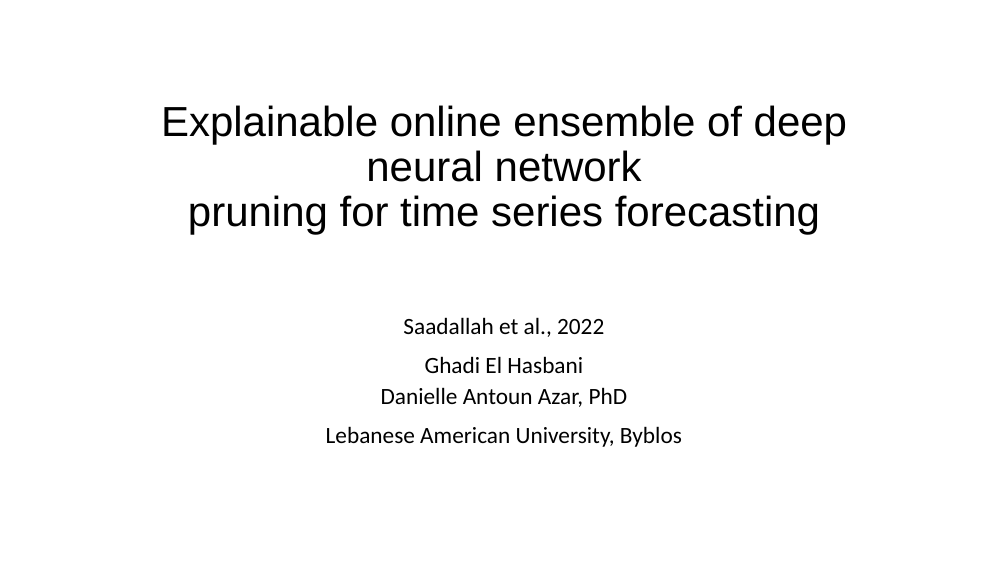
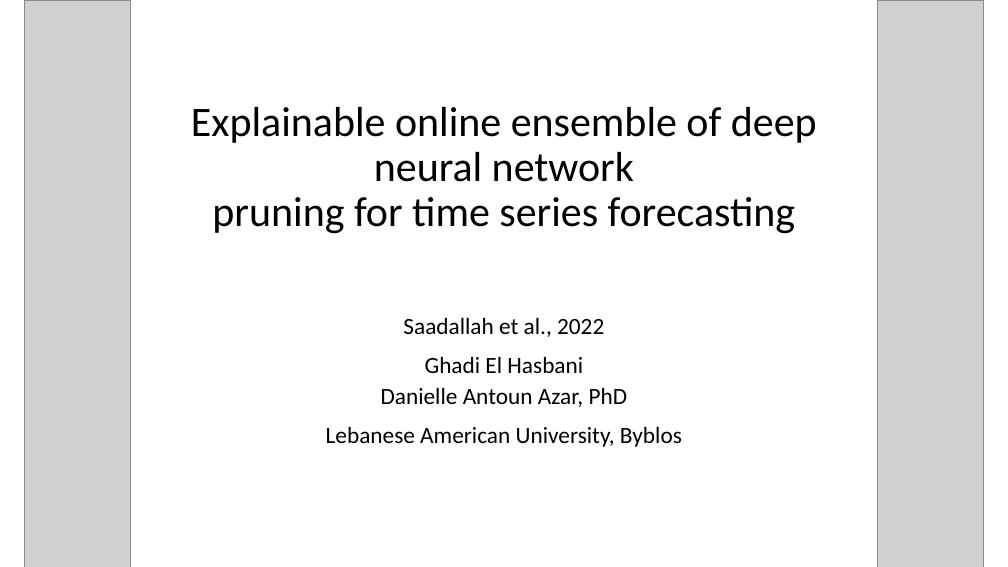
Before and after one commit to GhadiElHasbani/CSC615-MachineLearning, a slide deck: slide 1 of Assignment_2/Question4-presentation.pptx. Drawn at 1008x567 pixels with LibreOffice and Linux fonts; fonts in the diff are those of the drawing; grey boxes stand for pictures. Boxes give left, top, right and bottom in pixels: in the first picture for what was removed or moved away, otherwise in the second. Text is boxed around its words. In the diff, an @@ line names an element or a change of style, - is before the commit and + after.

```diff
--- a/Assignment_2/Question4-presentation.pptx
+++ b/Assignment_2/Question4-presentation.pptx
@@ picture added at (24, 0, 130, 567) @@
@@ picture added at (878, 0, 984, 567) @@
@@ title "Explainable online ensemble of deep ..." at (191, 107, 817, 234): font Arial to Calibri @@
```
Also in this commit, not shown: 3 other slides changed, 16 slides added, 2 slides removed.
